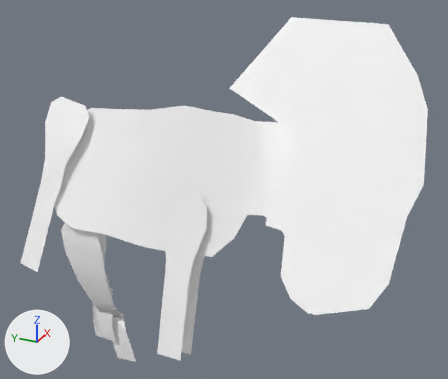
An edit to the FBX model Assets/Resources/CardArt/Models/Mesh_AntelopeA.fbx, drawn before and after from the same camera.
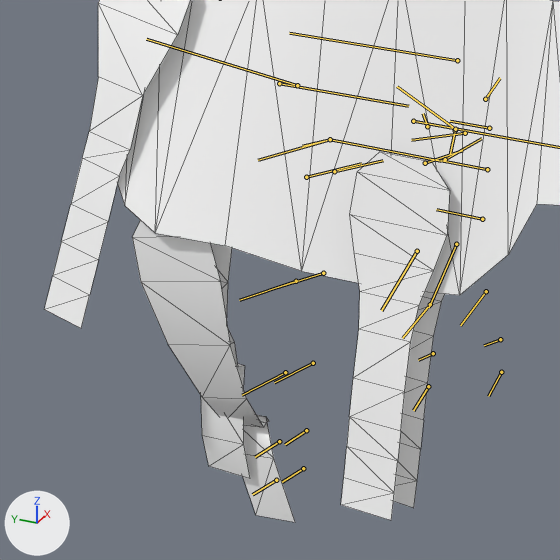
Each version is shown whole from a camera (50 mm lens) standing at (-1.031, -0.587, 0.617) and looking at (0.084, -0.085, 0.059), then close up on the part from 0% to 58% of the width and 32% to 100% of the height. The axes (+X, +Y, +Z) are drawn at lower left. The lights are the same throughout. Both versions are drawn at frame 95 of the action 'ArmatureAction'; the numbers are the values there. The bones that bend it are drawn over the model as lines in the close-ups. The close-ups show mesh edges as thin lines.

In view in the first close-up: 'Mesh_Body'.
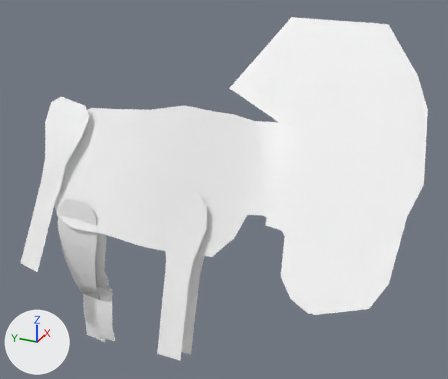
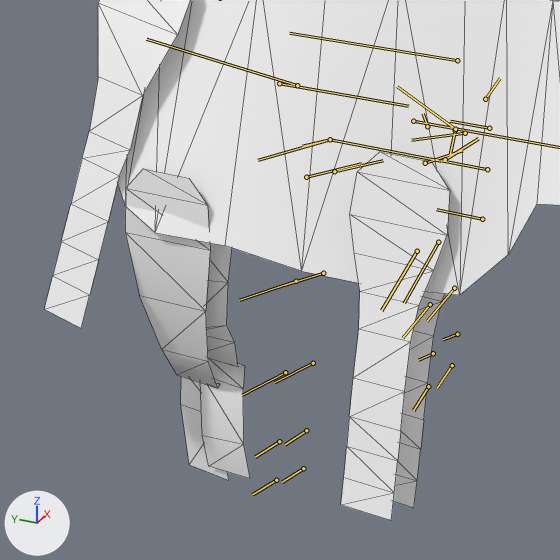
What the commit changed:
Bone 'Bone_BackLegR' (bone_bone_backlegr) turns from (1, -18, 12) to (-1, -5, 12) degrees about its own x, y and z.

Changed parts and their boxes [x1, y1, x2, y2] in the close-ups (560 x 560 px):
'Mesh_Body', posed: before [44, 0, 560, 522]; after [44, 0, 560, 520]
bone 'Bone_BackLegR', root to tip: before (445, 159) to (481, 138); after (445, 159) to (478, 138)
